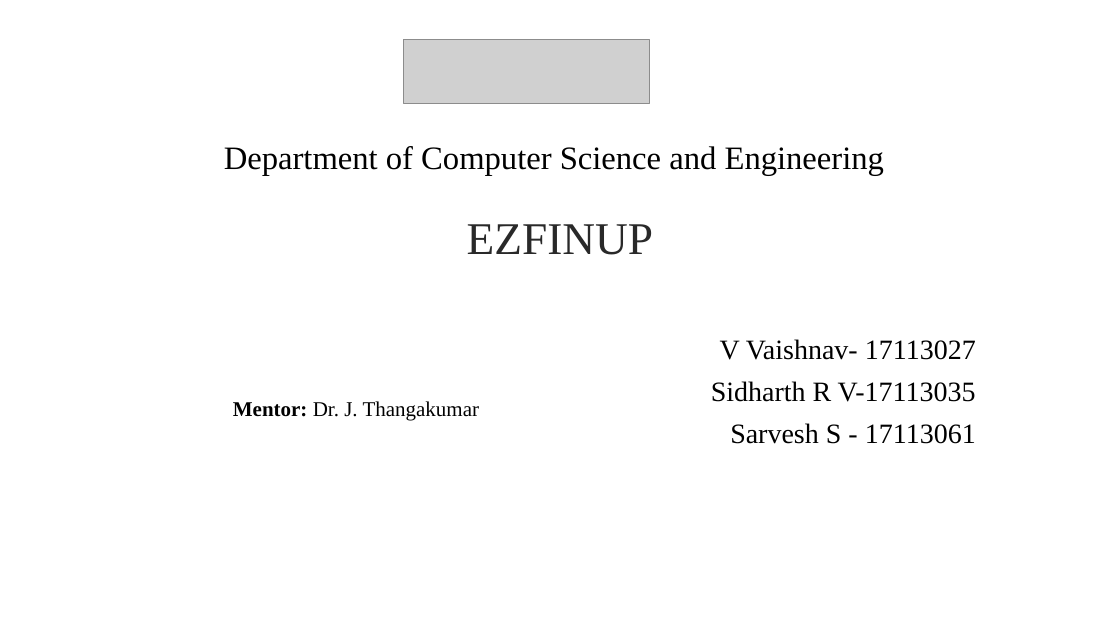
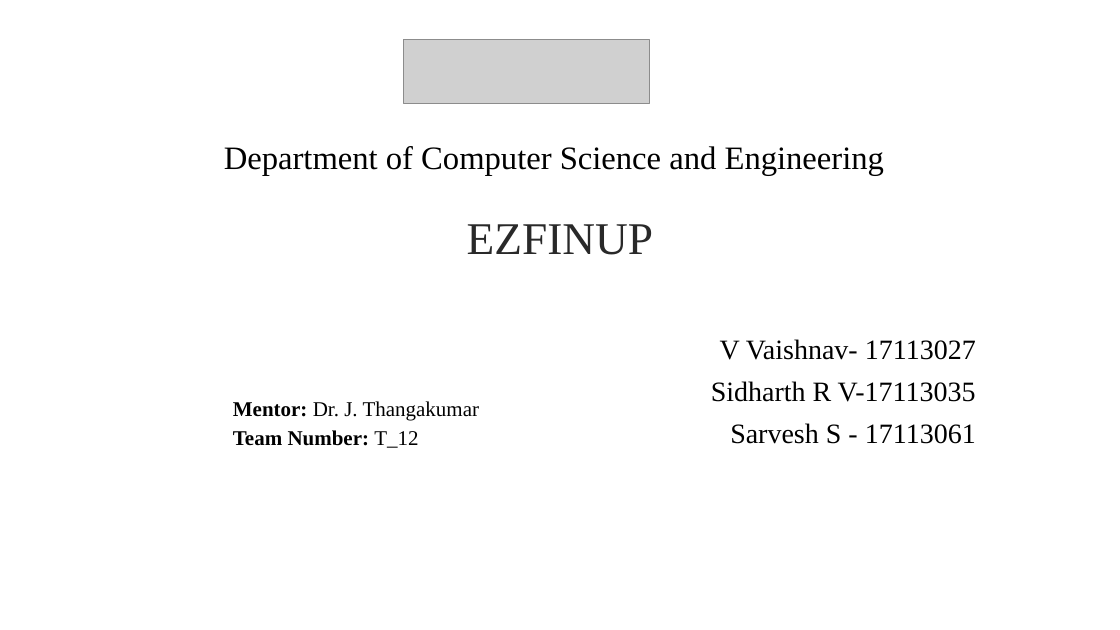
Before and after one commit to sarvesh2000/ezfinup, a slide deck: slide 1 of PPT and Report/PPTs/EZFINUP - 0th Review PPT.pptx. Drawn at 1120x630 pixels with LibreOffice and Linux fonts; fonts in the diff are those of the drawing; grey boxes stand for pictures. Boxes give left, top, right and bottom in pixels: in the first picture for what was removed or moved away, otherwise in the second. Text is boxed around its words. In the diff, an @@ line names an element or a change of style, - is before the commit and + after.

```diff
--- a/PPT and Report/PPTs/EZFINUP - 0th Review PPT.pptx
+++ b/PPT and Report/PPTs/EZFINUP - 0th Review PPT.pptx
@@ text added at bbox=[233, 430, 418, 448], 18 pt, text #000000, bold @@
+Team Number: T_12
```
Also in this commit, not shown: 8 other files.
